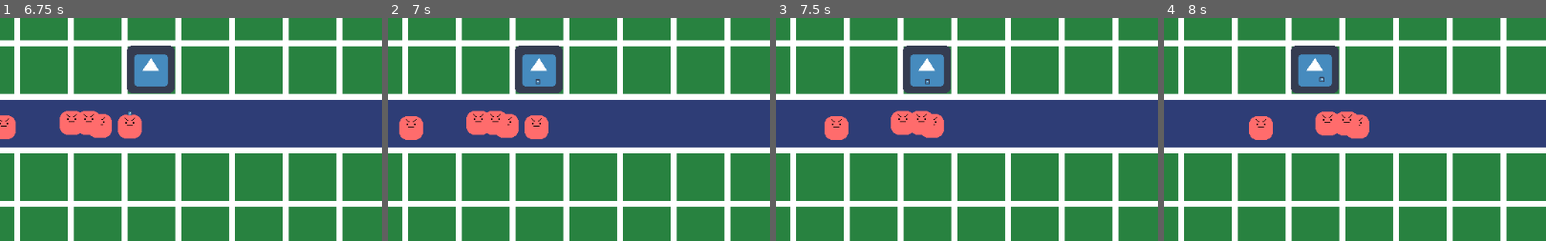
Above: before the commit, frames 1-4 (left to right).
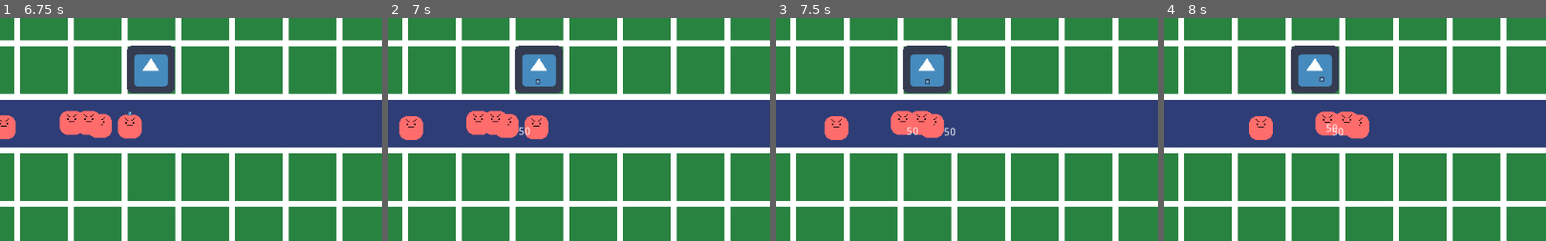
Above: after the commit, the same moments.

Repository: Pandem-Games/BindingTower
Game: Godot game, scene res://Nodes/Scenes/Test.tscn
Two runs of this game, one before a commit and one after it. Both use one fixed random seed, a clock stepped at 60 frames per second and the inputs below. The engine's default icon, where the game draws it, is replaced by a stand-in: a white triangle on a blue panel in a dark square.
Inputs:
- Up to frame 1 (6.75 s): tap Enter at 0.5, 2 s; tap Space at 1.25 s
- Up to frame 2 (7 s): no input
- Up to frame 3 (7.5 s): no input
- Up to frame 4 (8 s): no input
The pictures show only the part of the screen within x 28-78%, y 13-63%; the shares and areas given below are measured in that part.

Frame 1 is identical in both runs. In frame 2, less than 0.1% of the frame differs, in the area x 34-38%, y 48-53%; in frame 3, 0.1%, in the area x 34-47%, y 48-53%; in frame 4, 0.1%.

Commit message:
Added damage numbers.

Diff:
--- /dev/null
+++ b/Nodes/DamageNumber.tscn
@@ -0,0 +1,15 @@
+[gd_scene load_steps=2 format=2]
+
+[ext_resource path="res://Scripts/DamageNumber.gd" type="Script" id=1]
+
+[node name="DamageNumber" type="RichTextLabel"]
+margin_right = 60.0
+margin_bottom = 17.0
+rect_pivot_offset = Vector2( 0.125053, -0.117331 )
+script = ExtResource( 1 )
+
+[node name="Timer" type="Timer" parent="."]
+pause_mode = 1
+one_shot = true
+autostart = true
+[connection signal="timeout" from="Timer" to="." method="_on_Timer_timeout"]
--- a/Nodes/EnemyPath.tscn
+++ b/Nodes/EnemyPath.tscn
@@ -1,8 +1,9 @@
-[gd_scene load_steps=6 format=2]
+[gd_scene load_steps=7 format=2]
 
 [ext_resource path="res://Scripts/EnemyPath.gd" type="Script" id=1]
 [ext_resource path="res://Scripts/Enemy.gd" type="Script" id=2]
-[ext_resource path="res://Images/Enemy.png" type="Texture" id=3]
+[ext_resource path="res://Nodes/DamageNumber.tscn" type="PackedScene" id=3]
+[ext_resource path="res://Images/Enemy.png" type="Texture" id=4]
 
 [sub_resource type="Curve2D" id=1]
 _data = {
@@ -25,6 +26,7 @@
 "_edit_group_": true
 }
 max_health = 100
+damage_number_resource = ExtResource( 3 )
 
 [node name="Area" type="Area2D" parent="Path/Follow"]
 
--- /dev/null
+++ b/Scripts/DamageNumber.gd
@@ -0,0 +1,10 @@
+extends RichTextLabel
+
+
+
+func _on_Timer_timeout():
+	queue_free()
+
+func init(damage, global_position):
+	text = str(damage)
+	rect_global_position = global_position
--- a/Scripts/Enemy.gd
+++ b/Scripts/Enemy.gd
@@ -15,6 +15,7 @@
 
 # Variables
 export(int) var max_health
+export(PackedScene) var damage_number_resource
 var health
 
 # Functions
@@ -26,6 +27,9 @@
 func hit(bullet):
 	health -= bullet.damage
 	bullet.queue_free()
+	var damage_number = damage_number_resource.instance()
+	damage_number.init(bullet.damage, self.global_position)
+	get_tree().get_root().get_node("Main").add_child(damage_number)
 	if health <= 0:
 		dead()
 
Not shown: 1 places in Nodes/EnemyPath.tscn that only renumber resources
